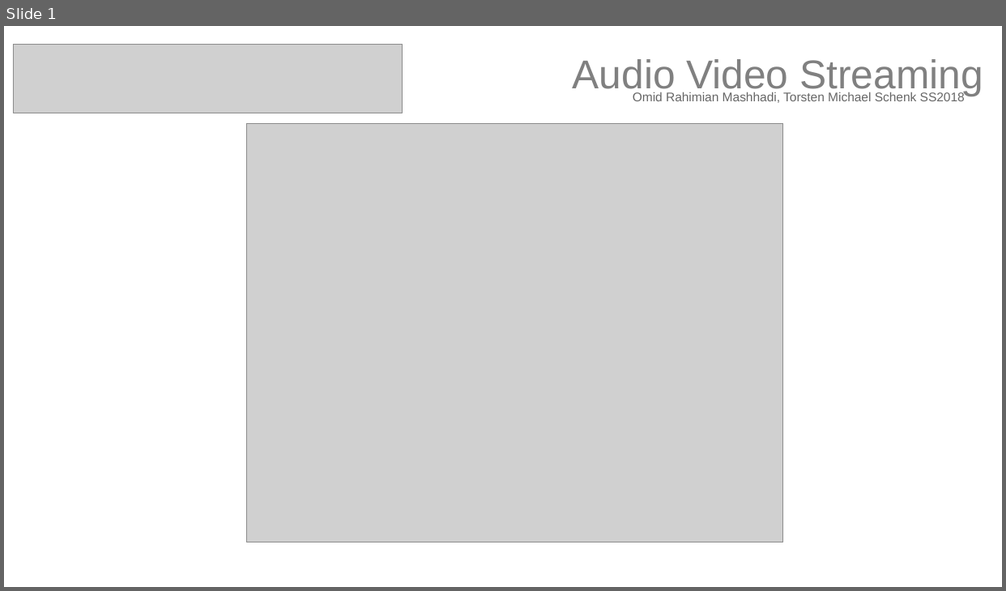
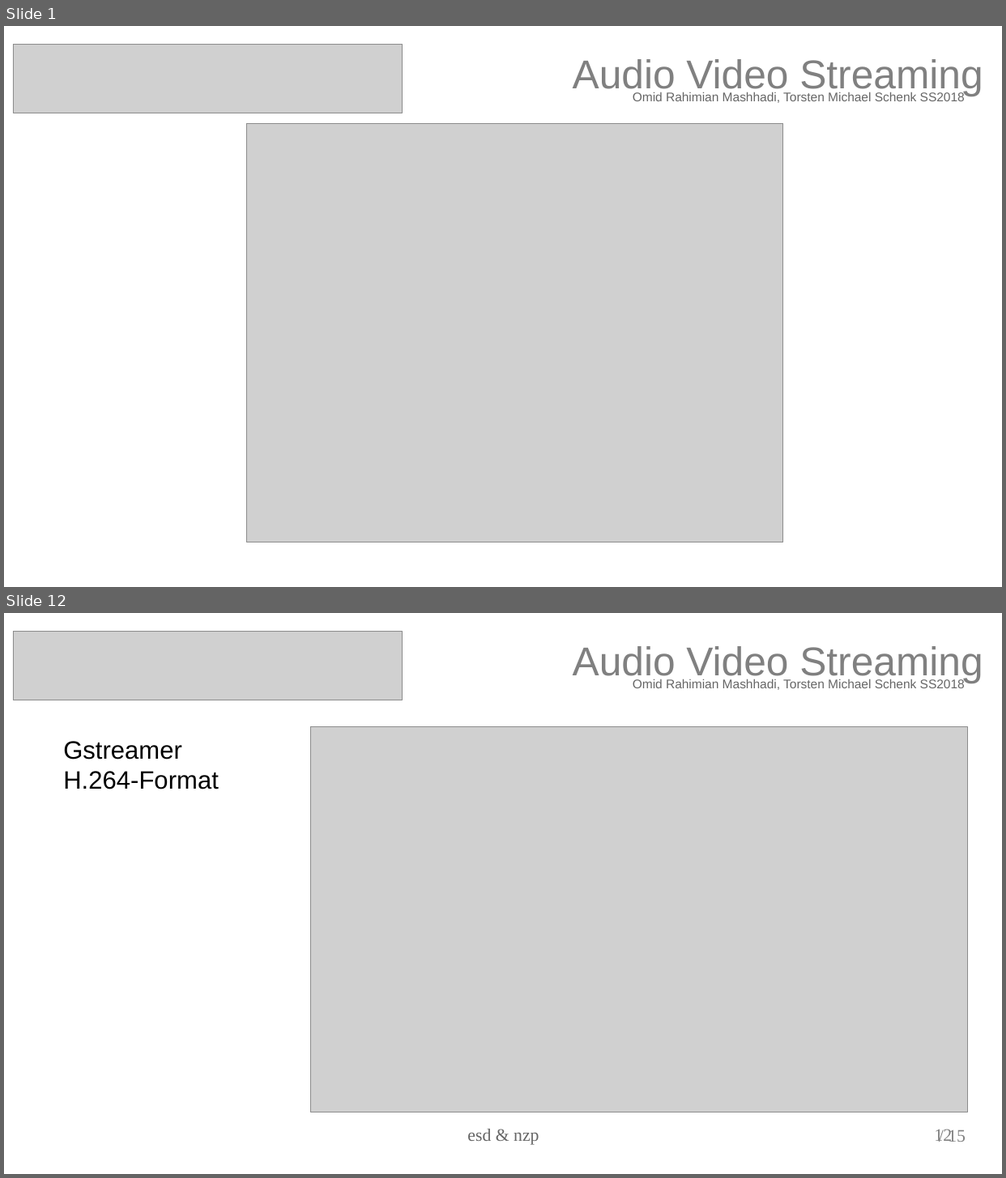
Before and after one commit to torstenschenk/beuth-avatar-ss2018, a slide deck: Presentation/Projekt/AVstreaming-Gruppe-15.odp. Shown one above the other, each under a label of ours: slide 1 before the commit, slides 1 and 12 after it; the slides between them are not shown. The pictures are 1006x591 and 1006x1178 pixels, drawn with LibreOffice and Linux fonts; fonts in the diff are those of the drawing; grey boxes stand for pictures. Boxes give left, top, right and bottom in pixels: in the first picture for what was removed or moved away, otherwise in the second. Text is boxed around its words. In the diff, an @@ line names an element or a change of style, - is before the commit and + after.

```diff
--- a/Presentation/Projekt/AVstreaming-Gruppe-15.odp
+++ b/Presentation/Projekt/AVstreaming-Gruppe-15.odp
@@ slide 12 added at <box>4,613,1002,1174</box>, background #FFFFFF @@
@@ picture added at <box>13,631,403,700</box> @@
@@ text added at <box>573,646,982,683</box>, 32 pt, text #808080 @@
+Audio Video Streaming
@@ text added at <box>633,678,965,690</box>, 10 pt, text #666666 @@
+Omid Rahimian Mashhadi, Torsten Michael Schenk SS2018
@@ picture added at <box>311,727,969,1113</box> @@
@@ text added at <box>63,741,219,790</box>, 20 pt, text #000000 @@
+Gstreamer
+H.264-Format
@@ text added at <box>467,1129,539,1145</box>, 14 pt, text #666666 @@
+esd & nzp
@@ page number added at <box>934,1129,952,1142</box>, 14 pt, text #808080 @@
+12
@@ text added at <box>948,1130,965,1142</box>, 14 pt, text #808080 @@
+/ 15
```
Also in this commit, not shown: 12 slides changed, 1 other slide added, 3 other files.
